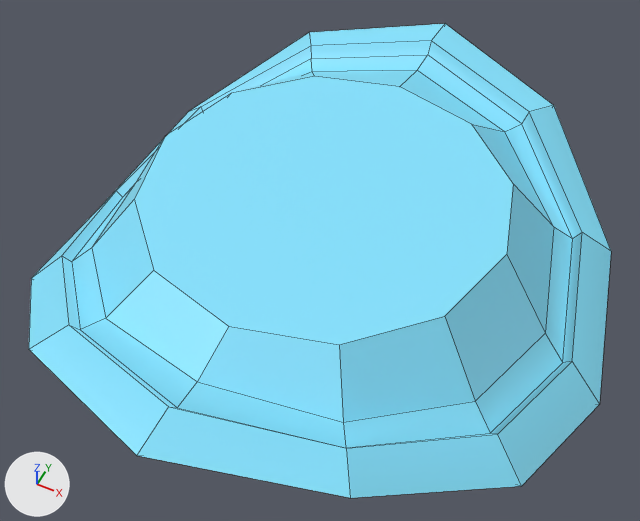
The FBX model Factory/Assets/Meshes/Building Pieces/Split/Diving Helmet/DH01.fbx, before and after one commit.
One viewpoint serves both versions: a camera (50 mm lens) standing at (0.0681, -0.1391, 0.2628) and looking at (0.0008, -0.0044, 0.0944). Arrows for +X, +Y and +Z are at lower left; the lights stay in place. Mesh edges are drawn as thin lines. Where no turn or scale is listed for an object, it has been applied to the vertices.

Before the edit, the objects in view are built like this:
```python
me_mesh = bpy.data.meshes.new('Mesh')
me_mesh.from_pydata(...)  # 85 vertices, 85 faces; spans x -0.076..0.076, y -0.08..0.08, z -0.102..-0.059
me_mesh.materials.append(mat_blue_split_material_blue_split_material)  # cyan #86e4ff
ob_polysurface2 = bpy.data.objects.new('polySurface2', me_mesh)
ob_polysurface2.location = (0.0, 0.0, 0.1741)
```
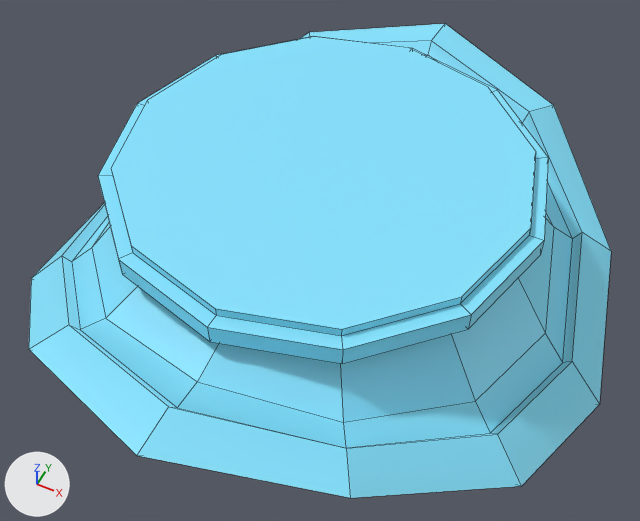
The newer file is also turned or shifted as a whole; pictures and numbers use the older file's frame.

Changed parts and their boxes [x1, y1, x2, y2] in the pictures (640 x 521 px):
```json
{"part": 1, "of": "me_mesh", "change": "built on", "before": [134, 76, 513, 345], "after": [98, 37, 548, 364]}
```

Scene script edits in JSON lines:
```json
{"block": "me_mesh", "where": "# used by ob_polysurface2; location = (0.0, 0.0, 0.1741)"}
{"op": "remove", "block": "me_mesh", "code": "me_mesh.from_pydata(...)  # 85 vertices, 85 faces; spans x -0.076..0.076, y -0.08..0.08, z -0.102..-0.059"}
{"op": "add", "block": "me_mesh", "code": "me_mesh.from_pydata(...)  # 145 vertices, 145 faces; spans x -0.076..0.076, y -0.08..0.08, z -0.102..-0.049"}
{"block": "me_mesh", "change": "me_mesh part 1"}
{"block": "me_mesh", "change": "1 face is deleted"}
{"block": "me_mesh", "change": "36 vertices are added at x -0.053..0.053, y -0.053..0.053, z -0.056..-0.049"}
{"block": "me_mesh", "change": "12 new vertices lie (0.0, 0.0, 0.004) away from vertices in x -0.046..0.046, y -0.046..0.046, z -0.06"}
{"block": "me_mesh", "change": "12 new vertices lie (0.0, 0.0, 0.004) away from vertices in x -0.053..0.053, y -0.053..0.053, z -0.056"}
{"block": "me_mesh", "change": "61 new faces join them"}
```
